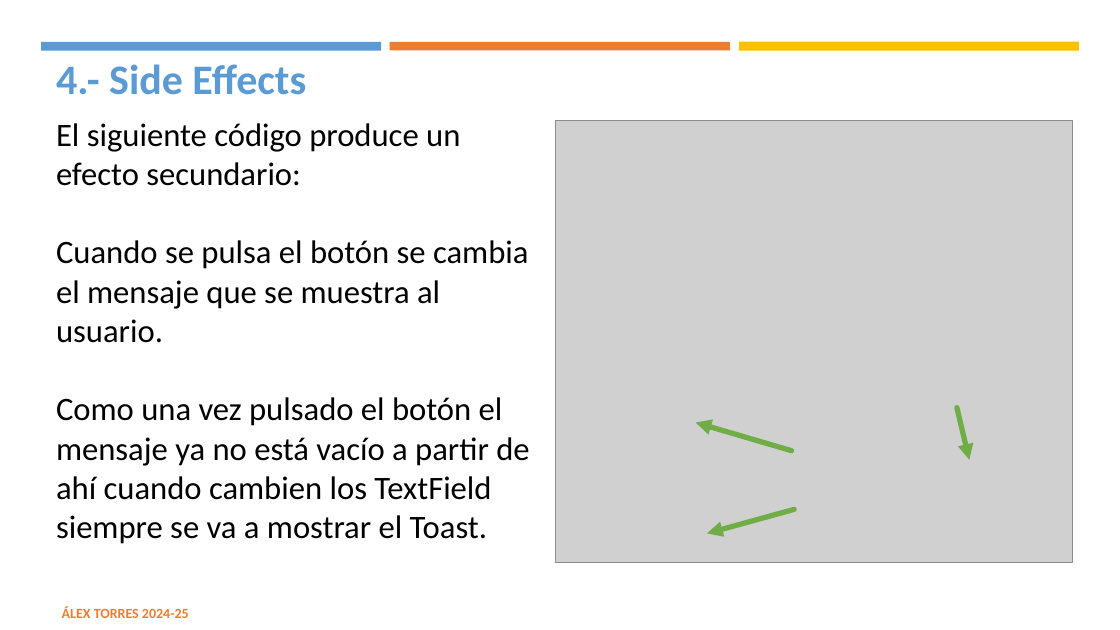
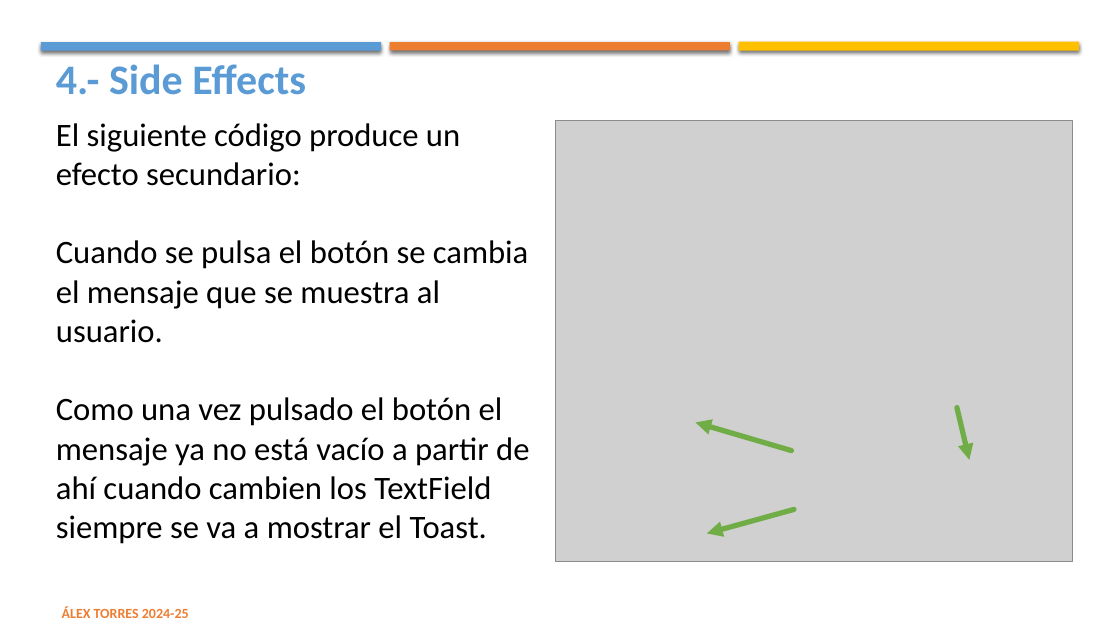
Before and after one commit to sdram58/apuntesPMDM, a slide deck: slide 6 of unidades2425/UD9/src/UD8 – Corrutinas, Side Effects y MVVM.pptx. Drawn at 1120x630 pixels with LibreOffice and Linux fonts; fonts in the diff are those of the drawing; grey boxes stand for pictures. Boxes give left, top, right and bottom in pixels: in the first picture for what was removed or moved away, otherwise in the second. Text is boxed around its words. In the diff, an @@ line names an element or a change of style, - is before the commit and + after.

```diff
--- a/unidades2425/UD9/src/UD8 – Corrutinas, Side Effects y MVVM.pptx
+++ b/unidades2425/UD9/src/UD8 – Corrutinas, Side Effects y MVVM.pptx
@@ shadow on in 3 elements at (41, 42, 381, 50), (739, 42, 1079, 51), (390, 42, 730, 50) @@
```
Also in this commit, not shown: 45 other slides changed, 4 other files.
